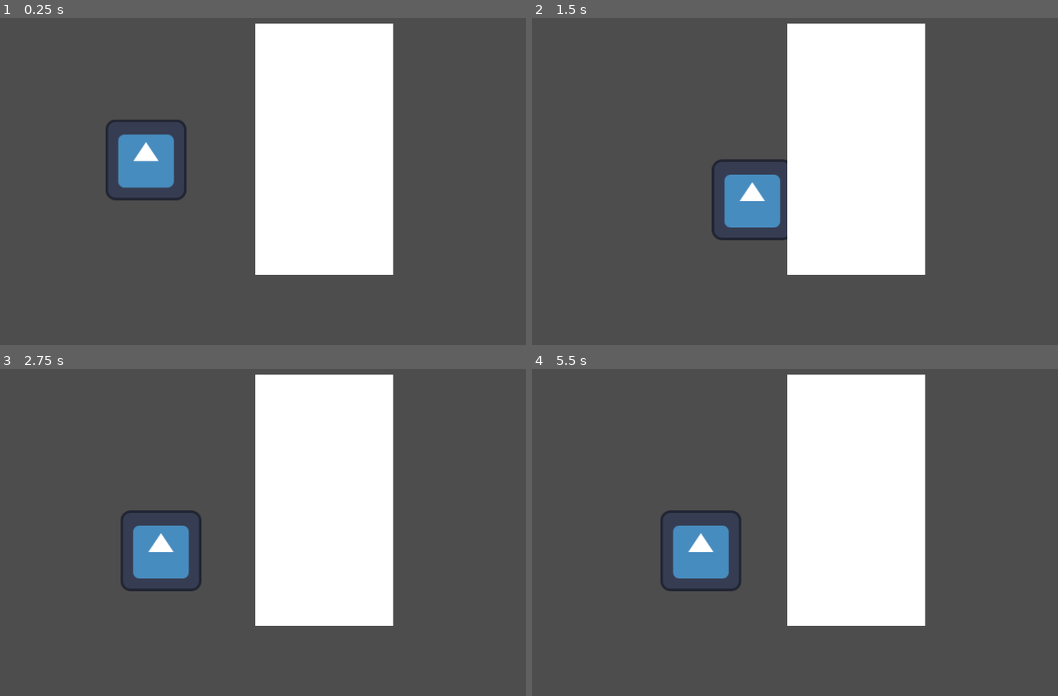
Above: before the commit, frames 1-4 (two rows, left to right).
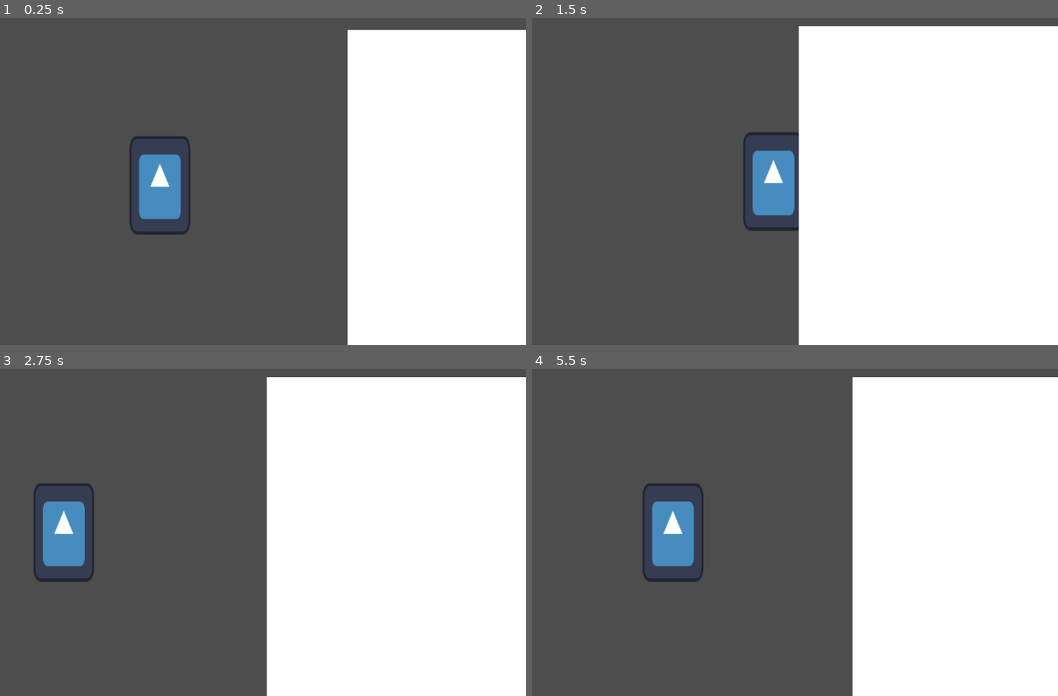
Above: after the commit, the same moments.

Repository: Joogensen/Lumen-Essense
Game: Godot game, scene res://Scenes/main.tscn
Two runs of this game, one before a commit and one after it. Both use one fixed random seed, a clock stepped at 60 frames per second and the inputs below. The engine's default icon, where the game draws it, is replaced by a stand-in: a white triangle on a blue panel in a dark square.
Inputs:
- Up to frame 1 (0.25 s): no input
- Up to frame 2 (1.5 s): hold Right (right) from 0.53 s (still down); tap Space (jump) at 0.77 s
- Up to frame 3 (2.75 s): tap Space (jump) at 1.52 s; release Right (right) at 2.03 s; hold Left (left) from 2.03 s (still down)
- Up to frame 4 (5.5 s): release Left (left) at 2.78 s; hold Right (right) 2.78-4.28 s; tap Space (jump) at 3.02, 3.77, 4.52 s; hold Left (left) 4.28-5.03 s; hold Right (right) from 5.03 s (still down)

The runs differ from the first frame. In frame 1, 43% of the frame differs, in the area x 20-100%, y 1-100%; in frame 2, 34%; in frame 3, 36%; in frame 4, 40%.

Commit message:
Feature/Camera

Diff:
--- a/Scenes/main.tscn
+++ b/Scenes/main.tscn
@@ -5,12 +5,19 @@
 [sub_resource type="WorldBoundaryShape2D" id="WorldBoundaryShape2D_8830q"]
 
 [sub_resource type="RectangleShape2D" id="RectangleShape2D_2l3o2"]
-size = Vector2(216.5, 395)
+size = Vector2(216.5, 173)
 
 [node name="Main" type="Node2D"]
 
 [node name="Player" parent="." instance=ExtResource("1_ahjb2")]
-position = Vector2(551, 326)
+position = Vector2(554, 426)
+
+[node name="Camera2D" type="Camera2D" parent="Player"]
+zoom = Vector2(3, 3)
+process_callback = 0
+position_smoothing_enabled = true
+drag_horizontal_enabled = true
+drag_vertical_enabled = true
 
 [node name="StaticBody2D" type="StaticBody2D" parent="."]
 
@@ -21,11 +28,11 @@
 [node name="StaticBody2D2" type="StaticBody2D" parent="."]
 
 [node name="CollisionShape2D" type="CollisionShape2D" parent="StaticBody2D2"]
-position = Vector2(834.75, 337.5)
+position = Vector2(763, 454.5)
 shape = SubResource("RectangleShape2D_2l3o2")
 
 [node name="ColorRect" type="ColorRect" parent="StaticBody2D2"]
-offset_left = 724.0
-offset_top = 139.0
-offset_right = 942.0
-offset_bottom = 537.0
+offset_left = 652.0
+offset_top = 368.0
+offset_right = 870.0
+offset_bottom = 540.0
--- a/Scenes/player.tscn
+++ b/Scenes/player.tscn
@@ -4,13 +4,16 @@
 [ext_resource type="Texture2D" uid="uid://d22okabubkob8" path="res://Sprites/icon.svg" id="1_ogtmh"]
 
 [sub_resource type="RectangleShape2D" id="RectangleShape2D_yynyd"]
-size = Vector2(116, 112)
+size = Vector2(31, 47)
 
 [node name="Player" type="CharacterBody2D"]
 script = ExtResource("1_mtxti")
 
 [node name="CollisionShape2D" type="CollisionShape2D" parent="."]
+position = Vector2(-0.5, 0.5)
 shape = SubResource("RectangleShape2D_yynyd")
 
 [node name="Sprite2D" type="Sprite2D" parent="."]
+position = Vector2(-1, 3.8147e-06)
+scale = Vector2(0.25, 0.40625)
 texture = ExtResource("1_ogtmh")
